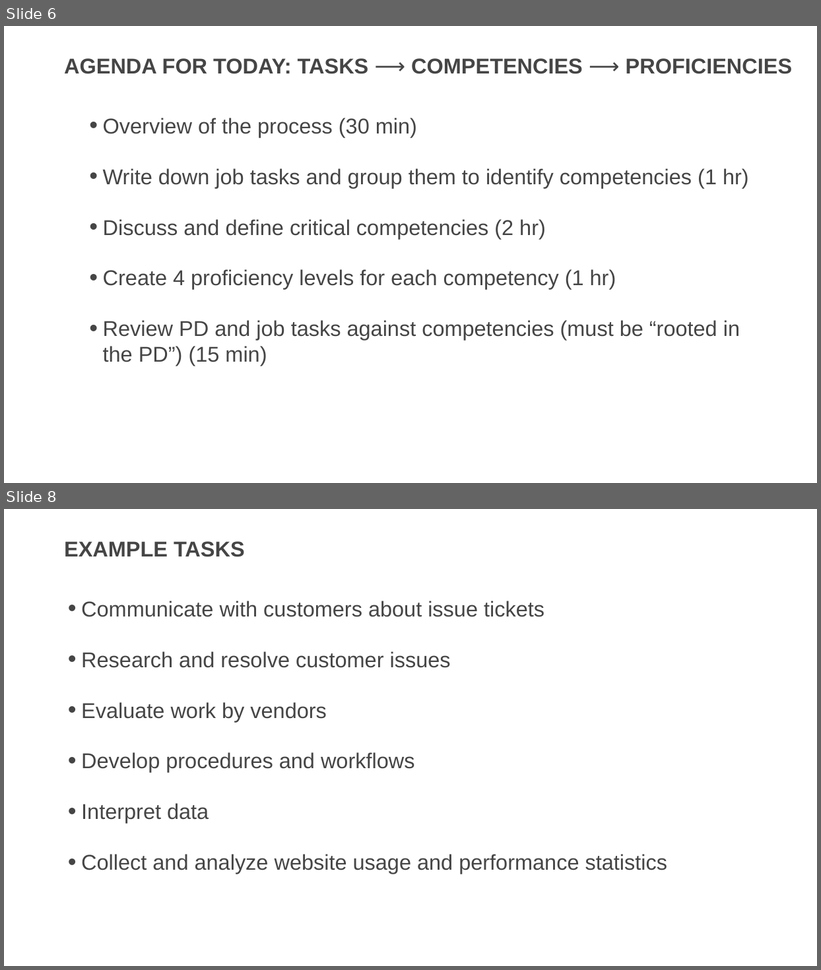
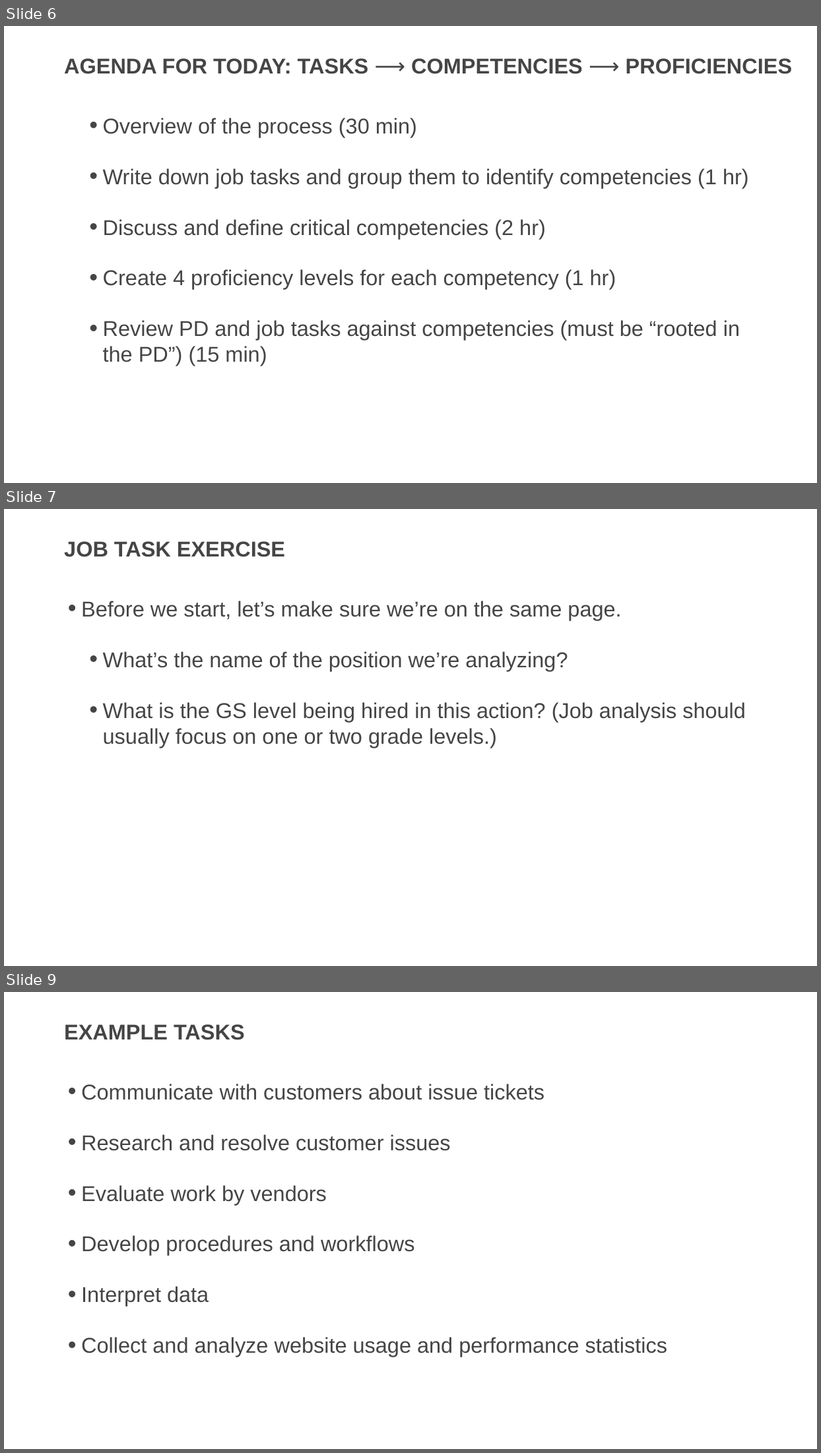
Before and after one commit to usds/SME-QA-Website, a slide deck: toolkit/job-analysis/job-analysis-presentation.pptx. Shown one above the other, each under a label of ours: slides 6 and 8 before the commit, slides 6, 7 and 9 after it; the slides between them are not shown. The pictures are 821x970 and 821x1453 pixels, drawn with LibreOffice and Linux fonts; fonts in the diff are those of the drawing. Boxes give left, top, right and bottom in pixels: in the first picture for what was removed or moved away, otherwise in the second. Text is boxed around its words. In the diff, an @@ line names an element or a change of style, - is before the commit and + after.

```diff
--- a/toolkit/job-analysis/job-analysis-presentation.pptx
+++ b/toolkit/job-analysis/job-analysis-presentation.pptx
@@ slide 7 added at box(4, 509, 817, 966), background #FFFFFF @@
@@ title added at box(64, 541, 285, 557), 36 pt, text #454545, bold @@
+JOB TASK EXERCISE
@@ text added at box(81, 601, 746, 748), 36 pt, text #454545 @@
+• Before we start, let’s make sure we’re on the same page.
+  • What’s the name of the position we’re analyzing?
+  • What is the GS level being hired in this action? (Job analysis should usually focus on one or two grade levels.)
@@ what was slide 8 is now slide 9 @@
```
Also in this commit, not shown: 15 slides changed, 4 other slides added, 1 slide removed, 2 other files.
